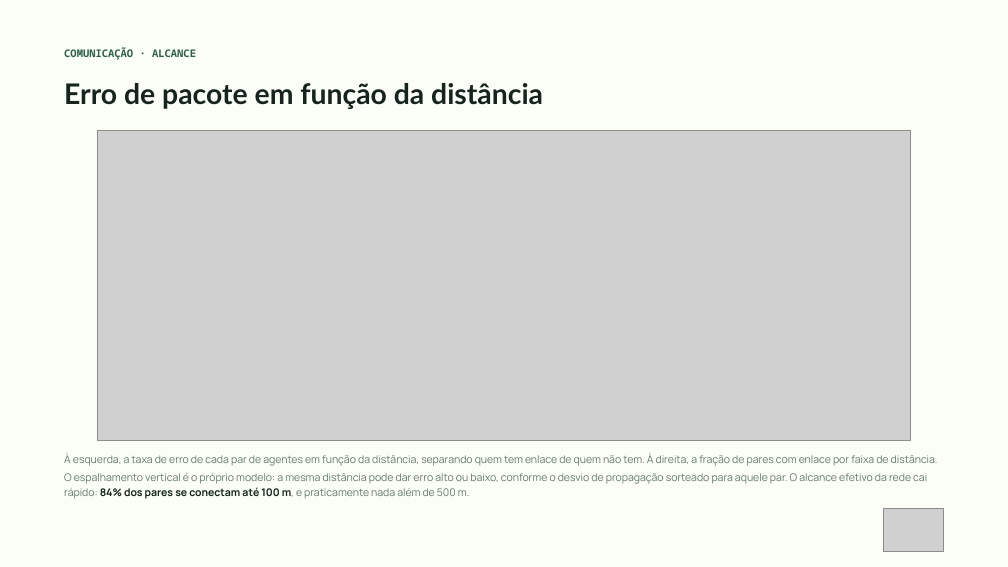
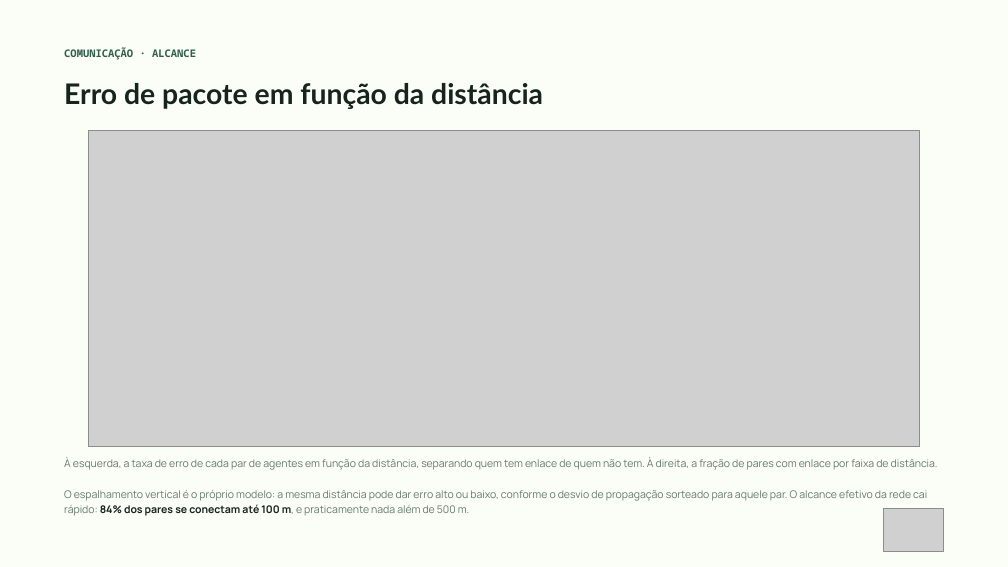
Before and after one commit to douglas-fdbs/co-simulation-opentes, a slide deck: slide 28 of docs/apresentacao_mercado.pptx (slide 25 before the commit). Drawn at 1008x567 pixels with LibreOffice and Linux fonts; fonts in the diff are those of the drawing; grey boxes stand for pictures. Boxes give left, top, right and bottom in pixels: in the first picture for what was removed or moved away, otherwise in the second. Text is boxed around its words. In the diff, an @@ line names an element or a change of style, - is before the commit and + after.

```diff
--- a/docs/apresentacao_mercado.pptx
+++ b/docs/apresentacao_mercado.pptx
@@ picture: place and size @@
-picture at [98,130,911,440]
+picture at [88,130,920,447]
@@ text at [64,473,927,499]: paragraph removed @@
-O espalhamento vertical é o próprio modelo: a mesma distância pode dar erro alto ou baixo, conforme o desvio de propagação sorteado para aquele par. O alcance efetivo da rede cai rápido: 84% dos pares se conectam até 100 m, e praticamente nada além de 500 m.
@@ text "À esquerda, a taxa de ..." at [64,459,938,470]: line spacing 1.2 to 1; less space between paragraphs @@
@@ text added at [64,490,927,516], 10 pt, text #64786C @@
+O espalhamento vertical é o próprio modelo: a mesma distância pode dar erro alto ou baixo, conforme o desvio de propagação sorteado para aquele par. O alcance efetivo da rede cai rápido: 84% dos pares se conectam até 100 m, e praticamente nada além de 500 m.
```
Also in this commit, not shown: 15 other slides changed, 8 slides added, 3 slides removed, 12 other files.
